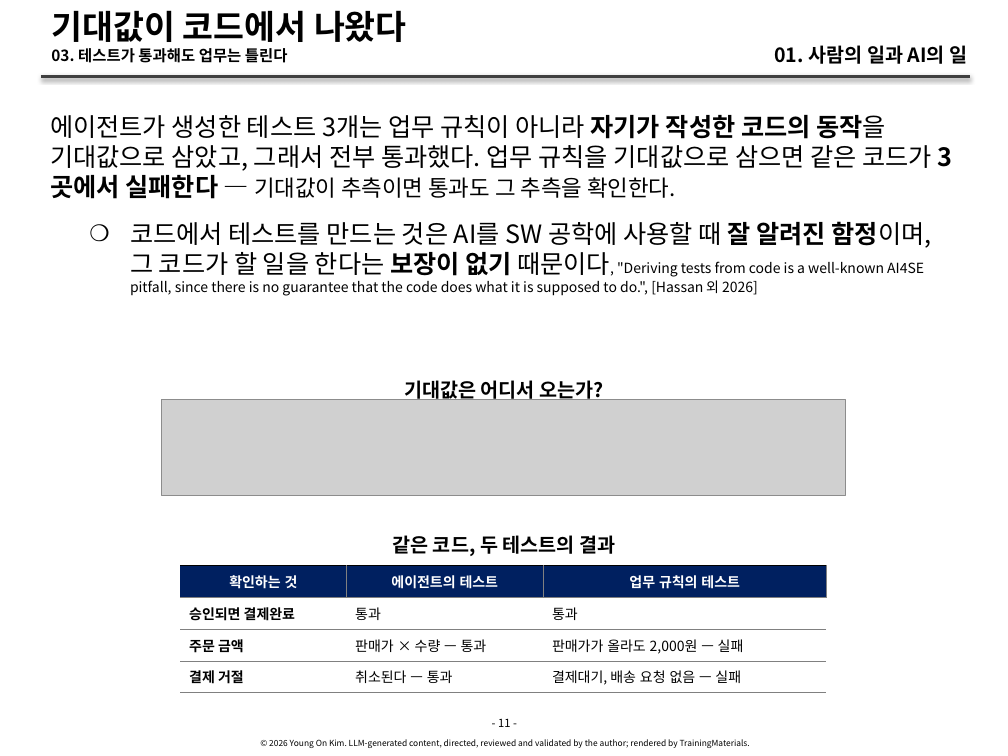
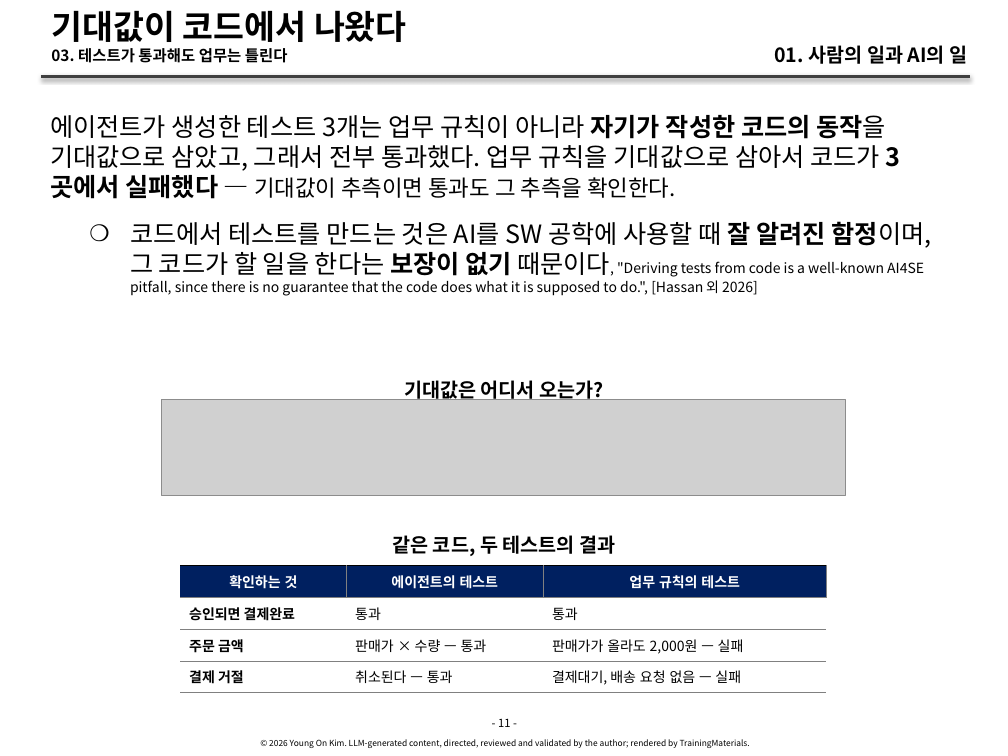
Before and after one commit to YoungSan77/TrainingMaterials, a slide deck: slide 11 of courses/ai-native/sessions/s01.pptx. Drawn at 1008x756 pixels with LibreOffice and Linux fonts; fonts in the diff are those of the drawing; grey boxes stand for pictures. Boxes give left, top, right and bottom in pixels: in the first picture for what was removed or moved away, otherwise in the second. Text is boxed around its words. In the diff, an @@ line names an element or a change of style, - is before the commit and + after.

```diff
--- a/courses/ai-native/sessions/s01.pptx
+++ b/courses/ai-native/sessions/s01.pptx
@@ text at [50, 115, 886, 199]: text changed @@
-에이전트가 생성한 테스트 3개는 업무 규칙이 아니라 자기가 작성한 코드의 동작을 기대값으로 삼았고, 그래서 전부 통과했다. 업무 규칙을 기대값으로 삼으면 같은 코드가 3곳에서 실패한다 — 기대값이 추측이면 통과도 그 추측을 확인한다.
+에이전트가 생성한 테스트 3개는 업무 규칙이 아니라 자기가 작성한 코드의 동작을 기대값으로 삼았고, 그래서 전부 통과했다. 업무 규칙을 기대값으로 삼아서 코드가 3곳에서 실패했다 — 기대값이 추측이면 통과도 그 추측을 확인한다.
```
Also in this commit, not shown: 7 other slides changed, 4 other files.
